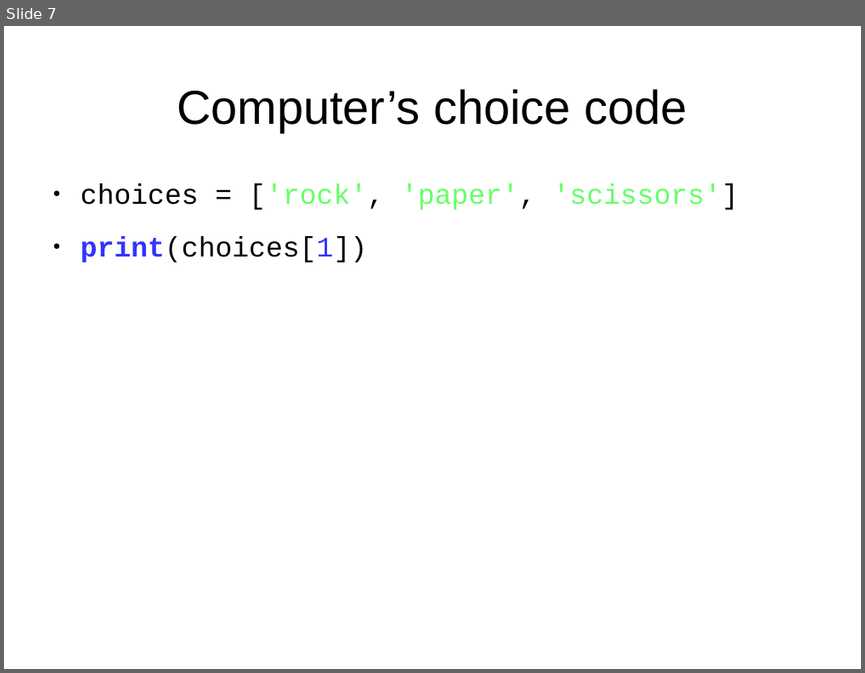
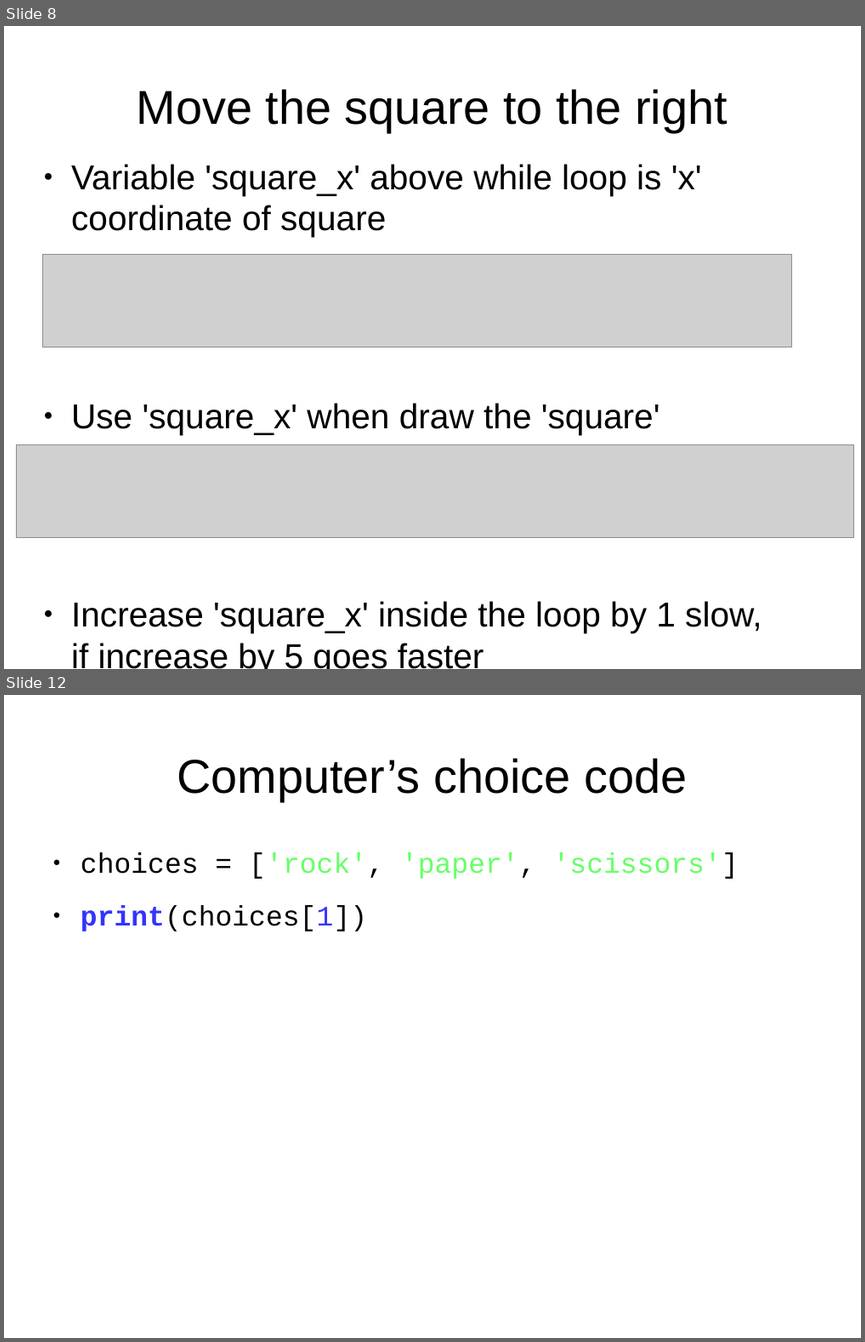
Before and after one commit to timzhood/python-rock, a slide deck: docs/bouncing_rectangle.odp. Shown one above the other, each under a label of ours: slide 7 before the commit, slides 8 and 12 after it; the slides between them are not shown. The pictures are 865x673 and 865x1342 pixels, drawn with LibreOffice and Linux fonts; fonts in the diff are those of the drawing; grey boxes stand for pictures. Boxes give left, top, right and bottom in pixels: in the first picture for what was removed or moved away, otherwise in the second. Text is boxed around its words. In the diff, an @@ line names an element or a change of style, - is before the commit and + after.

Commit message:
Started making variable 'square' rather than 'rect'.  Slide updates got as far as 'Move square to right'.

```diff
--- a/docs/bouncing_rectangle.odp
+++ b/docs/bouncing_rectangle.odp
@@ slide 8 added at (x1=4, y1=26, x2=861, y2=669), background #FFFFFF @@
@@ text added at (x1=137, y1=89, x2=727, y2=132), 44 pt, text #000000 @@
+Move the square to the right
@@ text added at (x1=71, y1=164, x2=761, y2=669), 32 pt, text #000000 @@
+● Variable 'square_x' above while loop is 'x' coordinate of square
+● Use 'square_x' when draw the 'square'
+● Increase 'square_x' inside the loop by 1 slow, if increase by 5 goes faster
@@ picture added at (x1=43, y1=255, x2=793, y2=348) @@
@@ picture added at (x1=17, y1=444, x2=854, y2=537) @@
@@ what was slide 7 is now slide 12 @@
```
Also in this commit, not shown: 2 slides changed, 5 other slides added, 1 slide removed, 1 other file.
